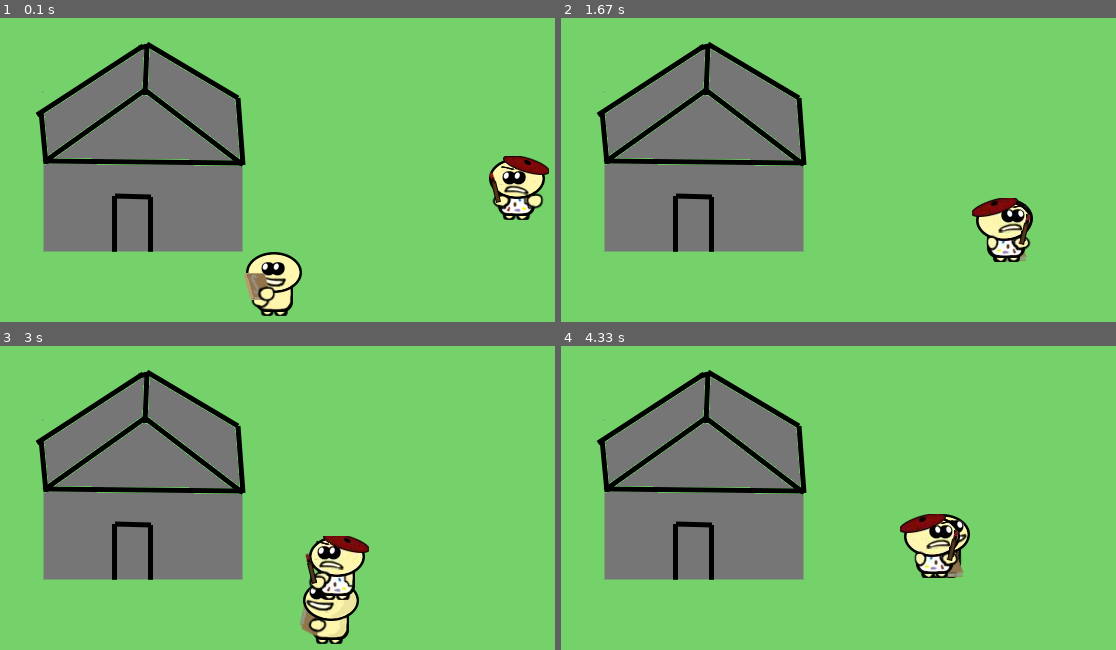
Above: before the commit, frames 1-4 (two rows, left to right).
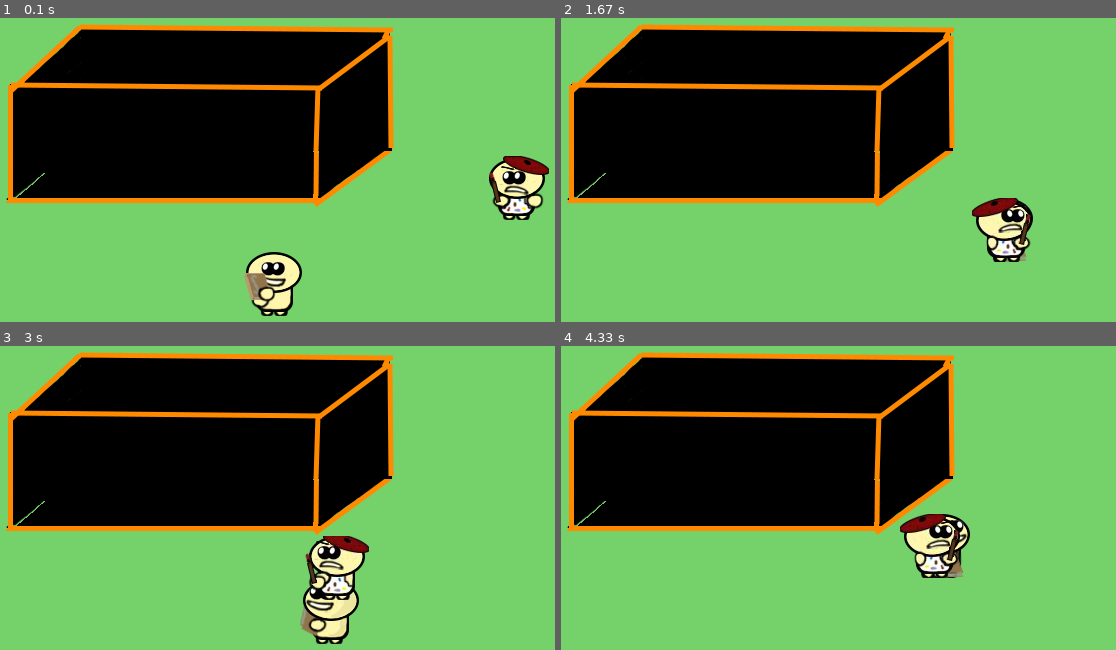
Above: after the commit, the same moments.

Repository: taurheim/Eng-Life
Game: pygame game, started from joe-niko-2013/main.py
Two runs of this game, one before a commit and one after it. Both use one fixed random seed, a clock stepped at 60 frames per second and the inputs below. The source is Python 2; it was converted automatically to run under Python 3.
Inputs (mouse positions are in pixels of both pictures, inside the frame that each line leads up to):
- Up to frame 1 (0.1 s): no input
- Up to frame 2 (1.67 s): hold Right 0.33-0.8 s; hold Up 0.83-1.13 s; hold Right 1.17-1.63 s
- Up to frame 3 (3 s): hold Left 1.67-2.2 s; click (316, 607) at 2.28 s; hold Down 2.57-2.87 s; hold Left from 2.9 s (still down)
- Up to frame 4 (4.33 s): release Left at 3.3 s; hold Up 3.33-3.7 s; hold Right from 3.73 s (still down)

The runs differ from the first frame. In frame 1, 42% of the frame differs, in the area x 1-71%, y 1-77%; in frame 2, 42%; in frame 3, 42%; in frame 4, 42%.

Commit message:
foreground/background example

Diff:
--- a/joe-niko-2013/level.py
+++ b/joe-niko-2013/level.py
@@ -5,9 +5,9 @@
         self.level = level #int, which level we are currently on.
         self.obstacles = []
         if 1==level:
-            self.bg,null = gfx.load_image("randombg.png",-1)
-            self.fg,null = gfx.load_image("randombg-foreground.png",-1)
-            self.obstacles.append(pygame.Rect(100,140,200,110))
+            self.bg,null = gfx.load_image("bg-test-2-b.png",-1)
+            self.fg,null = gfx.load_image("bg-test-2-f.png",-1)
+            #self.obstacles.append(pygame.Rect(100,140,200,110))
         if 2==level:
             pass
         if 3==level:
Binary file added: joe-niko-2013/sprites/bg-test-2-b.png
Binary file added: joe-niko-2013/sprites/bg-test-2-f.png
Not shown, changed: joe-niko-2013/gfx.pyc
